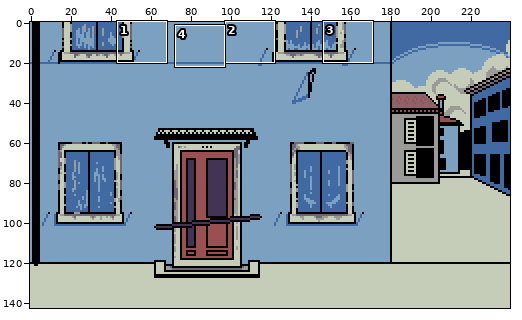
File history of a pixel-art file, May_2021/BlueBuildingColorPalette.aseprite. Above, an overview of the earlier version with the close-up marked.
Close-up. Old version:
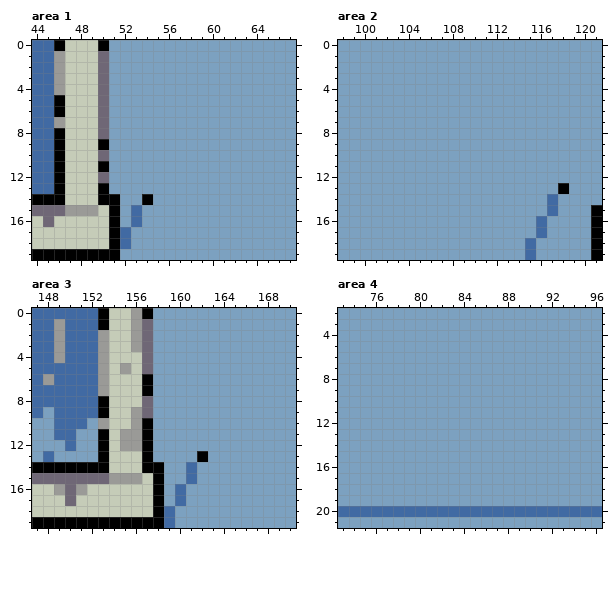
240x143 pixels, 1 frame. Shown: area 1: x 44..67, y 0..19; area 2: x 98..121, y 0..19; area 3: x 147..170, y 0..19; area 4: x 73..96, y 2..21. The commit also changed other parts of the picture, which this record leaves out.
The same view after the edit:
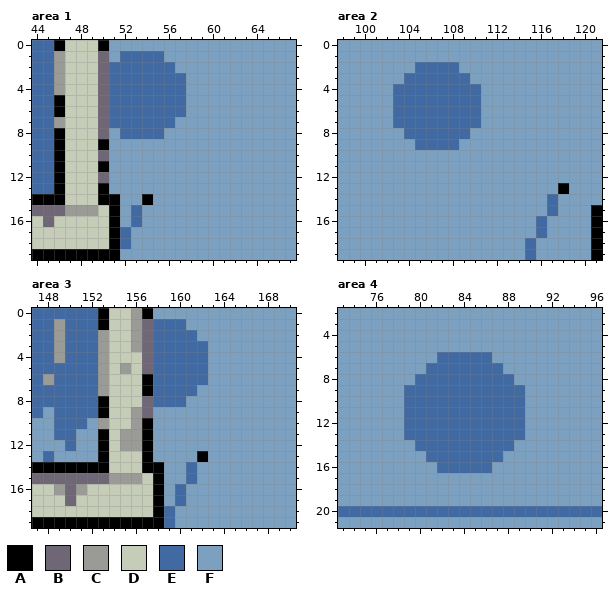
Palette (. is transparent): A #000000  B #6f6776  C #9a9a97  D #c5ccb8  E #416aa3  F #7ca1c0
Change:
Area 1, layer "WallDetail":
y 1: x 52..55 FFFF -> EEEE
y 2: x 51..56 FFFFFF -> EEEEEE
y 3..6: x 51..57 FFFFFFF -> EEEEEEE
y 7: x 51..56 FFFFFF -> EEEEEE
y 8: x 52..55 FFFF -> EEEE
Area 2, layer "WallDetail":
y 2: x 105..108 FFFF -> EEEE
y 3: x 104..109 FFFFFF -> EEEEEE
y 4..7: x 103..110 FFFFFFFF -> EEEEEEEE
y 8: x 104..109 FFFFFF -> EEEEEE
y 9: x 105..108 FFFF -> EEEE
Area 3, layer "WallDetail":
y 1: x 158..160 FFF -> EEE
y 2: x 158..161 FFFF -> EEEE
y 3..6: x 158..162 FFFFF -> EEEEE
y 7: x 158..161 FFFF -> EEEE
y 8: x 158..160 FFF -> EEE
Area 4, layer "WallDetail":
y 6: x 82..86 FFFFF -> EEEEE
y 7: x 81..87 FFFFFFF -> EEEEEEE
y 8: x 80..88 FFFFFFFFF -> EEEEEEEEE
y 9..13: x 79..89 FFFFFFFFFFF -> EEEEEEEEEEE
y 14: x 80..88 FFFFFFFFF -> EEEEEEEEE
y 15: x 81..87 FFFFFFF -> EEEEEEE
y 16: x 82..86 FFFFF -> EEEEE
